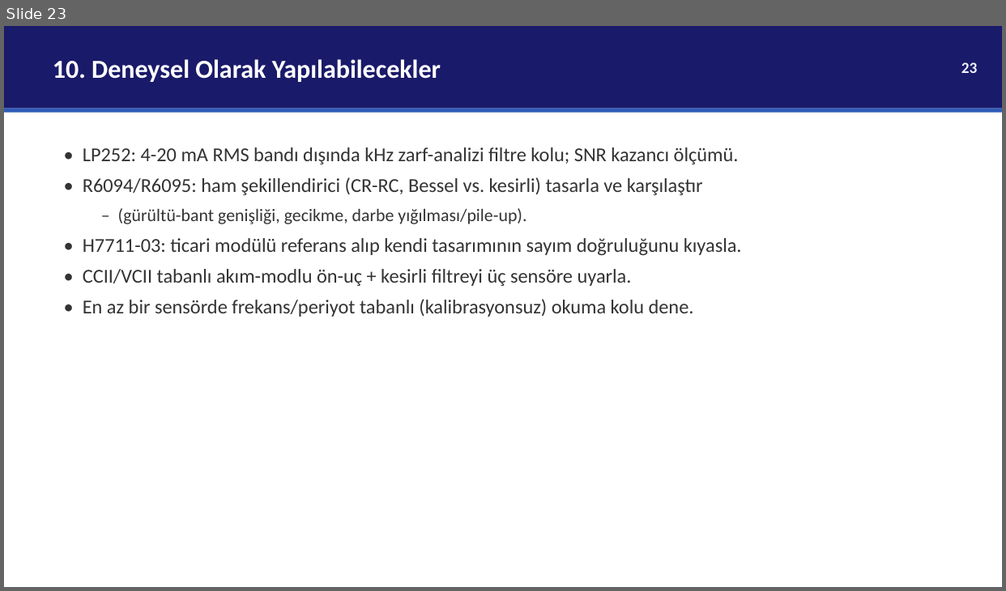
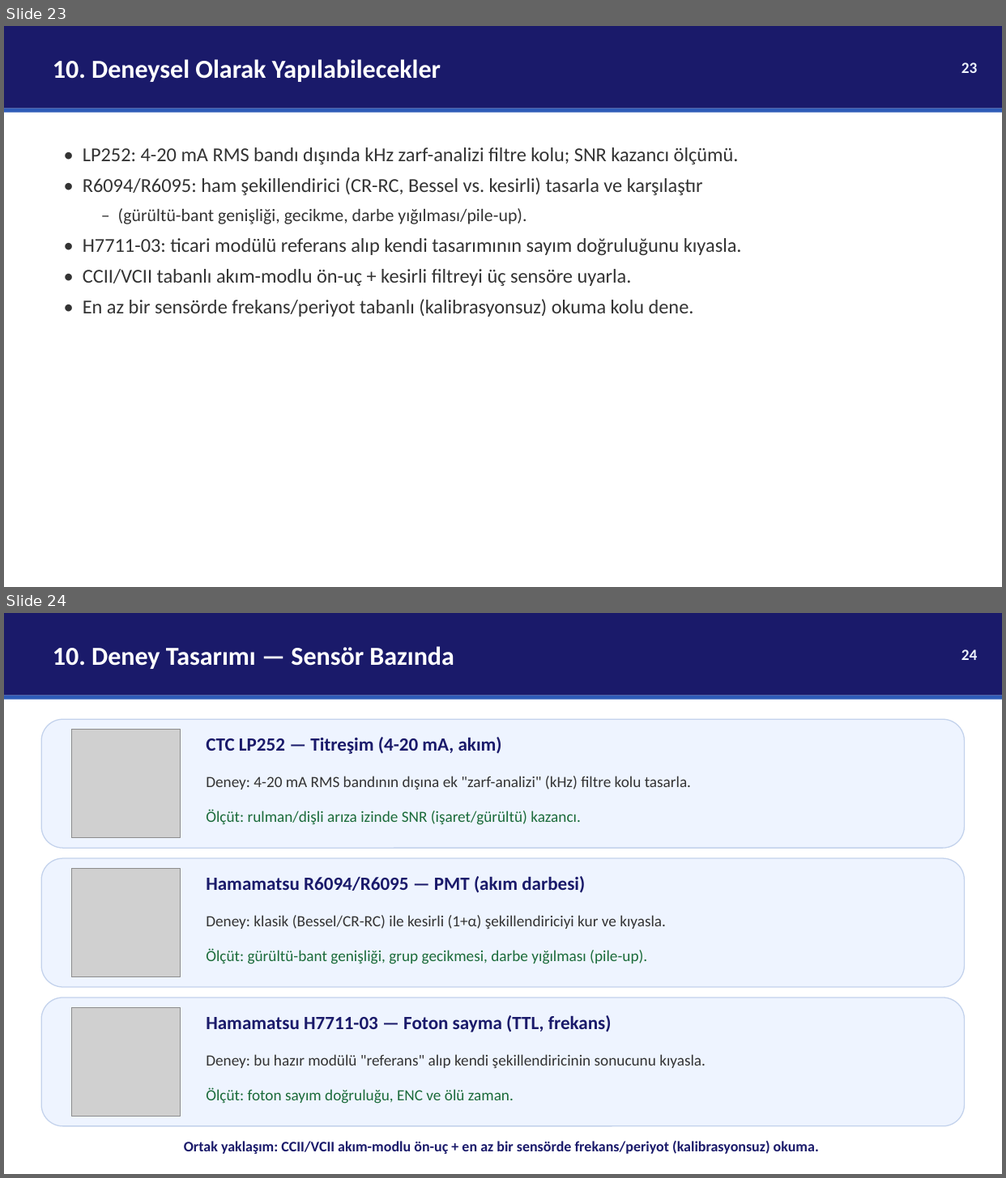
Before and after one commit to selinacr/selin, a slide deck: analog-filtre-tez/EEM537_Sunum_SelinACAR.pptx. Shown one above the other, each under a label of ours: slide 23 before the commit, slides 23 and 24 after it. The pictures are 1006x591 and 1006x1178 pixels, drawn with LibreOffice and Linux fonts; fonts in the diff are those of the drawing; grey boxes stand for pictures. Boxes give left, top, right and bottom in pixels: in the first picture for what was removed or moved away, otherwise in the second. Text is boxed around its words. In the diff, an @@ line names an element or a change of style, - is before the commit and + after.

```diff
--- a/analog-filtre-tez/EEM537_Sunum_SelinACAR.pptx
+++ b/analog-filtre-tez/EEM537_Sunum_SelinACAR.pptx
@@ slide 24 added at [4,613,1002,1174], background #FFFFFF @@
@@ rectangle added at [4,613,1002,696], fill #1A1A6A @@
@@ text added at [53,646,454,669], 25 pt, text #FFFFFF, bold @@
+10. Deney Tasarımı — Sensör Bazında
@@ text added at [961,649,977,660], 15 pt, text #EEF4FF, bold @@
+24
@@ rectangle added at [4,696,1002,700], fill #2E5CB8 @@
@@ rounded rectangle added at [41,719,965,848], fill #EEF4FF, outline #C3D2EC 1 pt @@
@@ picture added at [71,729,180,837] @@
@@ text added at [206,737,502,754], 18 pt, text #1A1A6A, bold @@
+CTC LP252 — Titreşim (4-20 mA, akım)
@@ text added at [206,776,691,790], 15 pt, text #333333 @@
+Deney: 4-20 mA RMS bandının dışına ek "zarf-analizi" (kHz) filtre kolu tasarla.
@@ text added at [206,809,581,825], 15 pt, text #1B6B3A @@
+Ölçüt: rulman/dişli arıza izinde SNR (işaret/gürültü) kazancı.
@@ rounded rectangle added at [41,858,965,987], fill #EEF4FF, outline #C3D2EC 1 pt @@
@@ picture added at [71,869,180,977] @@
@@ text added at [206,876,585,893], 18 pt, text #1A1A6A, bold @@
+Hamamatsu R6094/R6095 — PMT (akım darbesi)
@@ text added at [206,915,666,929], 15 pt, text #333333 @@
+Deney: klasik (Bessel/CR-RC) ile kesirli (1+α) şekillendiriciyi kur ve kıyasla.
@@ text added at [206,948,647,965], 15 pt, text #1B6B3A @@
+Ölçüt: gürültü-bant genişliği, grup gecikmesi, darbe yığılması (pile-up).
@@ rounded rectangle added at [41,998,965,1127], fill #EEF4FF, outline #C3D2EC 1 pt @@
@@ picture added at [71,1008,180,1117] @@
@@ text added at [206,1016,612,1033], 18 pt, text #1A1A6A, bold @@
+Hamamatsu H7711-03 — Foton sayma (TTL, frekans)
@@ text added at [206,1054,705,1068], 15 pt, text #333333 @@
+Deney: bu hazır modülü "referans" alıp kendi şekillendiricinin sonucunu kıyasla.
@@ text added at [206,1088,513,1104], 15 pt, text #1B6B3A @@
+Ölçüt: foton sayım doğruluğu, ENC ve ölü zaman.
@@ text added at [184,1141,819,1154], 14 pt, text #1A1A6A, bold @@
+Ortak yaklaşım: CCII/VCII akım-modlu ön-uç + en az bir sensörde frekans/periyot (kalibrasyonsuz) okuma.
```
Also in this commit, not shown: 5 slides changed.
